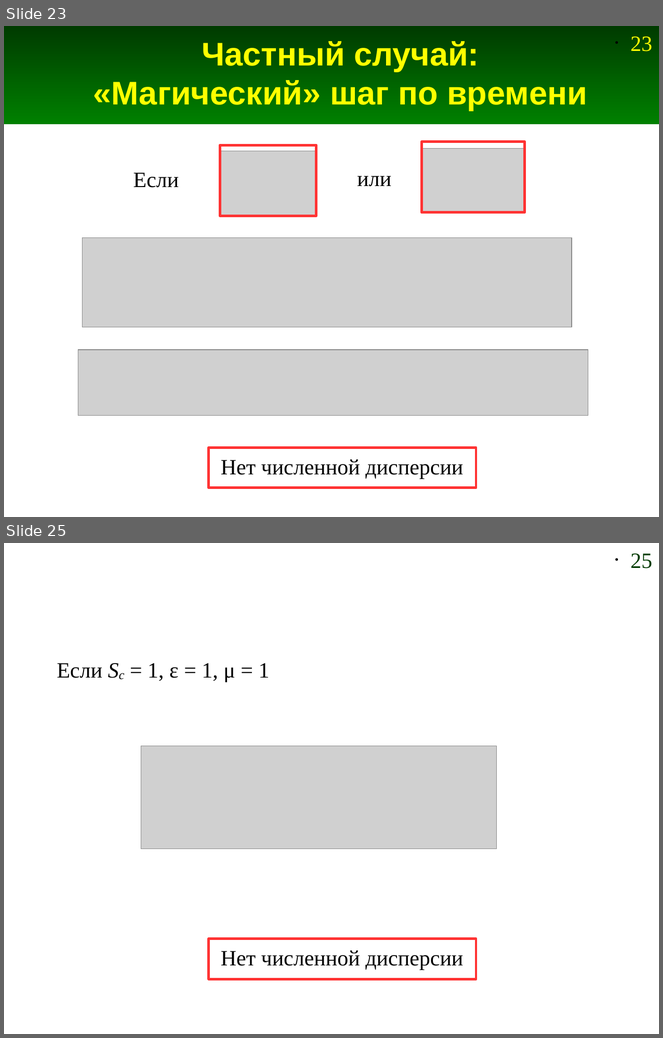
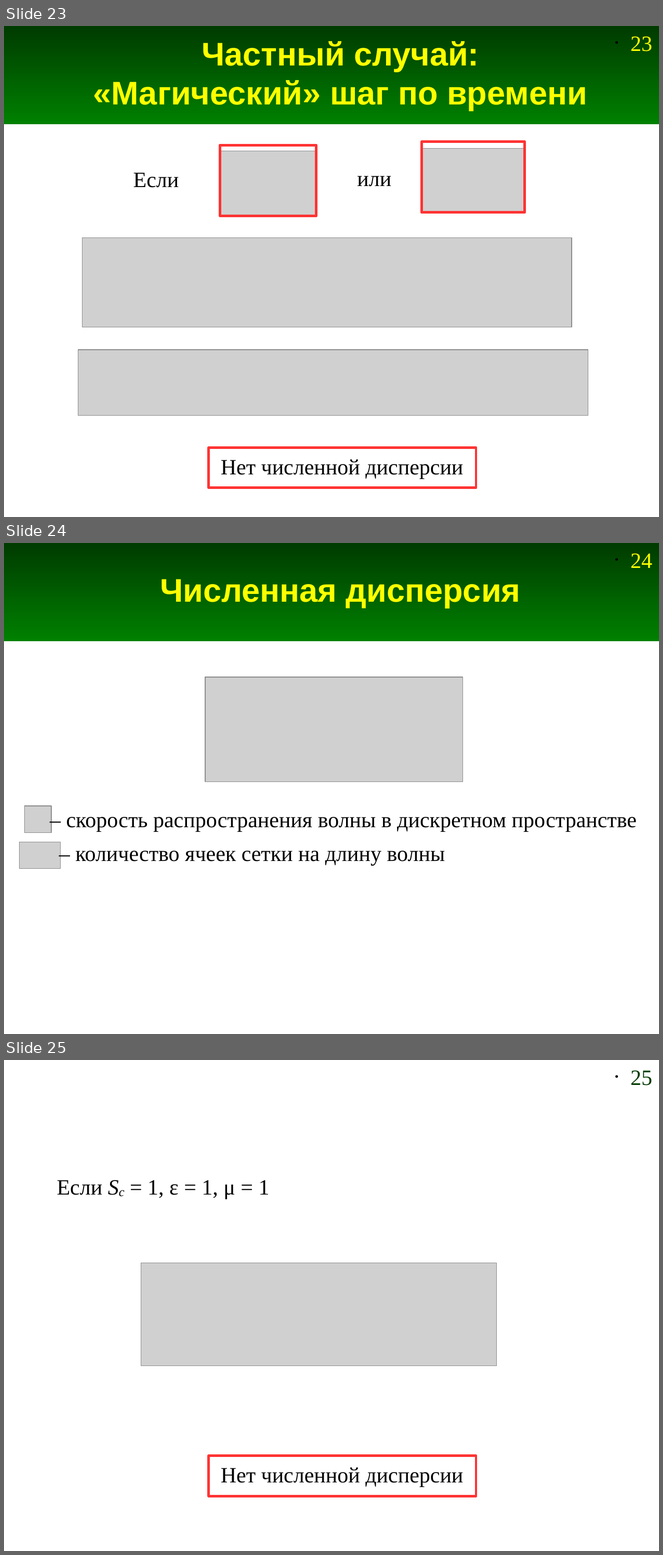
Before and after one commit to Jenyay/modelling, a slide deck: fdtd/presentations/11. FDTD-1D Numerical dispersion.odp. Shown one above the other, each under a label of ours: slides 23 and 25 before the commit, slides 23, 24 and 25 after it; the slides between them are not shown. The pictures are 663x1038 and 663x1555 pixels, drawn with LibreOffice and Linux fonts; fonts in the diff are those of the drawing; grey boxes stand for pictures. Boxes give left, top, right and bottom in pixels: in the first picture for what was removed or moved away, otherwise in the second. Text is boxed around its words. In the diff, an @@ line names an element or a change of style, - is before the commit and + after.

```diff
--- a/fdtd/presentations/11. FDTD-1D Numerical dispersion.odp
+++ b/fdtd/presentations/11. FDTD-1D Numerical dispersion.odp
@@ slide 24 added at <box>4,543,659,1034</box>, background #FFFFFF; not listed: 2 template elements that a slide beside it also shows @@
@@ title added at <box>160,579,521,608</box>, 36 pt, text #FFFF00, bold @@
+Численная дисперсия
@@ picture added at <box>205,677,463,782</box> @@
@@ picture added at <box>24,807,51,833</box> @@
@@ text added at <box>66,817,637,832</box>, 24 pt, text #000000 @@
+– скорость распространения волны в дискретном пространстве
@@ picture added at <box>20,843,61,869</box> @@
@@ text added at <box>75,851,445,866</box>, 24 pt, text #000000 @@
+– количество ячеек сетки на длину волны
```
Also in this commit, not shown: 3 slides changed, 3 slides removed, 3 other files.
